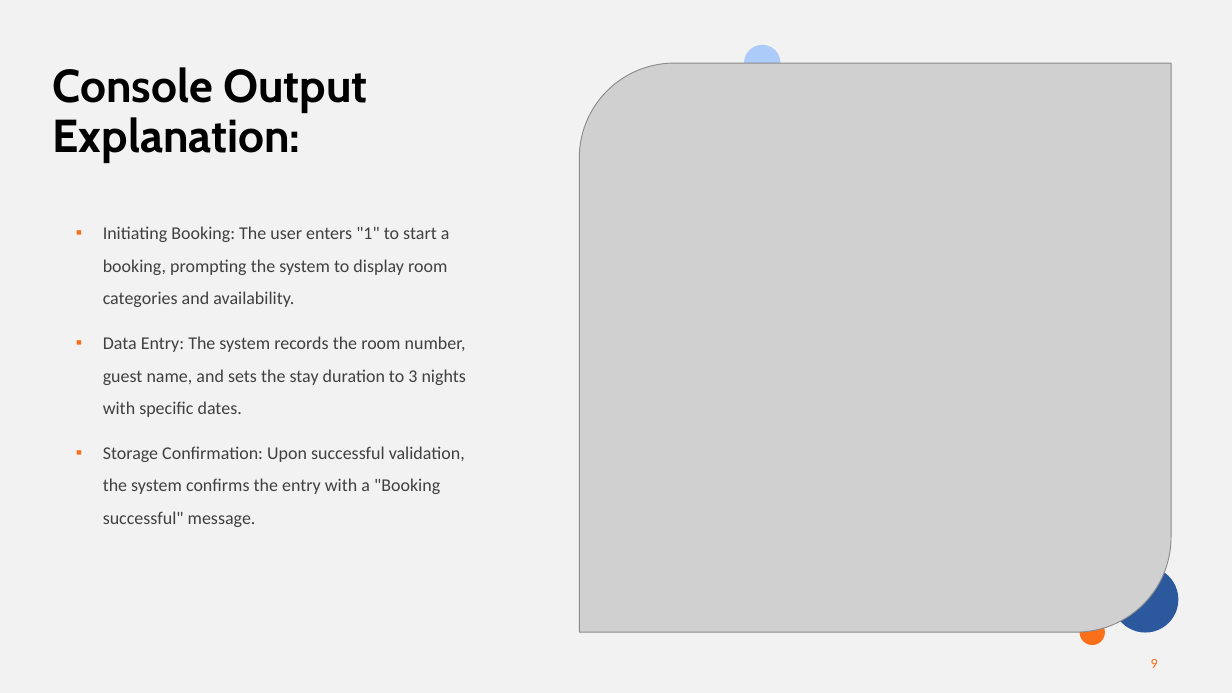
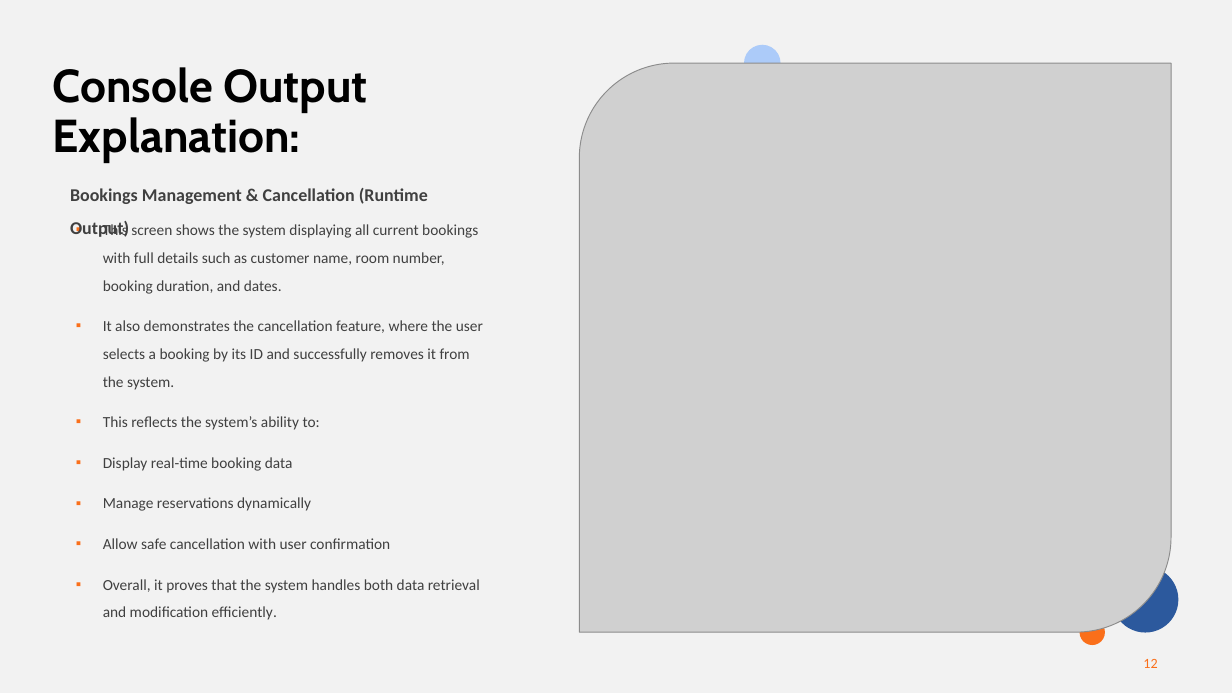
Before and after one commit to CyborkSpider/Hotel-Reservation, a slide deck: slide 12 of Hotel Reservation Presentation.pptx (slide 9 before the commit). Drawn at 1232x693 pixels with LibreOffice and Linux fonts; fonts in the diff are those of the drawing; grey boxes stand for pictures. Boxes give left, top, right and bottom in pixels: in the first picture for what was removed or moved away, otherwise in the second. Text is boxed around its words. In the diff, an @@ line names an element or a change of style, - is before the commit and + after.

Commit message:
Update presentation and ignore runtime bookings.csv

```diff
--- a/Hotel Reservation Presentation.pptx
+++ b/Hotel Reservation Presentation.pptx
@@ text added at (70,188,428,237), 14 pt, text #404040, bold @@
+Bookings Management & Cancellation (Runtime Output)
@@ text at (103,222,483,620): text changed; size 14 to 12 pt @@
-▪ Initiating Booking: The user enters "1" to start a booking, prompting the system to display room categories and availability.
-▪ Data Entry: The system records the room number, guest name, and sets the stay duration to 3 nights with specific dates.
-▪ Storage Confirmation: Upon successful validation, the system confirms the entry with a "Booking successful" message.
+▪ This screen shows the system displaying all current bookings with full details such as customer name, room number, booking duration, and dates.
+▪ It also demonstrates the cancellation feature, where the user selects a booking by its ID and successfully removes it from the system.
+▪ This reflects the system’s ability to:
+▪ Display real-time booking data
+▪ Manage reservations dynamically
+▪ Allow safe cancellation with user confirmation
+▪ Overall, it proves that the system handles both data retrieval and modification efficiently.
@@ page number at (1143,659,1157,668): text changed @@
-9
+12
```
Also in this commit, not shown: 6 other slides changed, 9 slides added, 6 slides removed, 1 other file.
